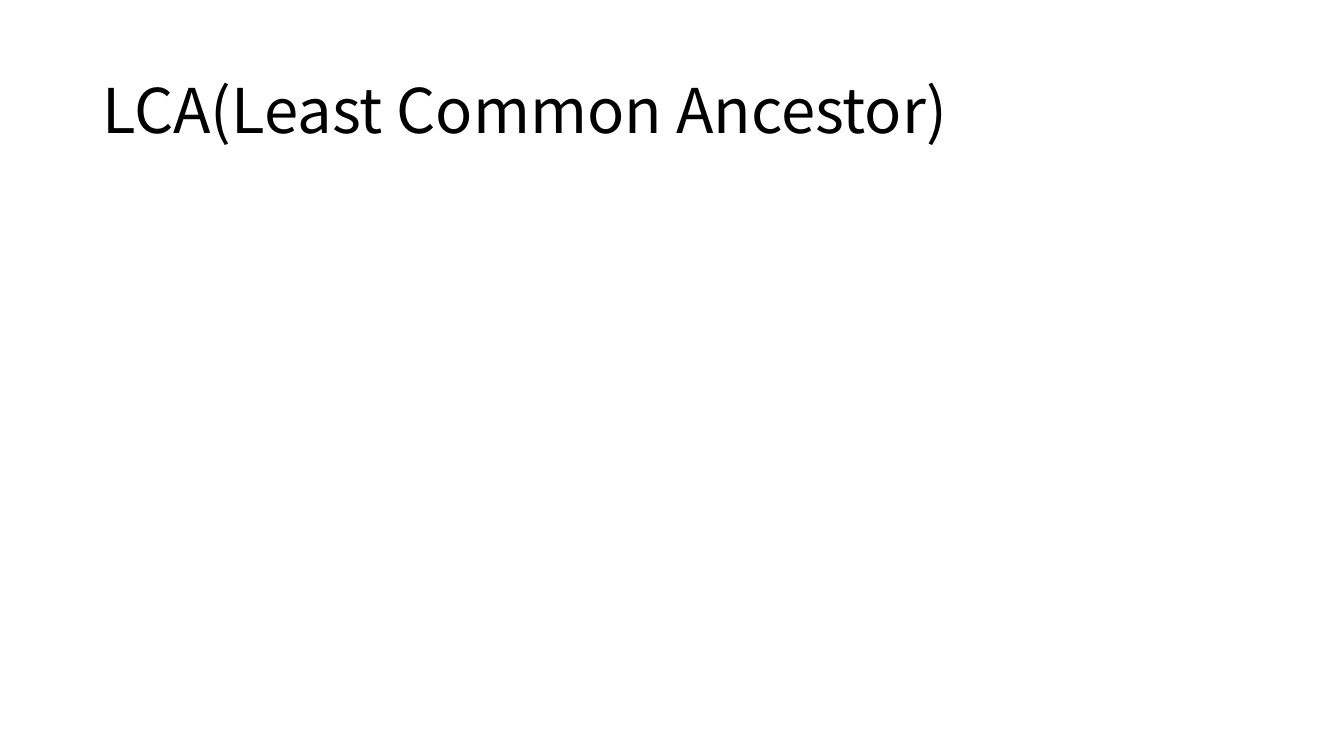
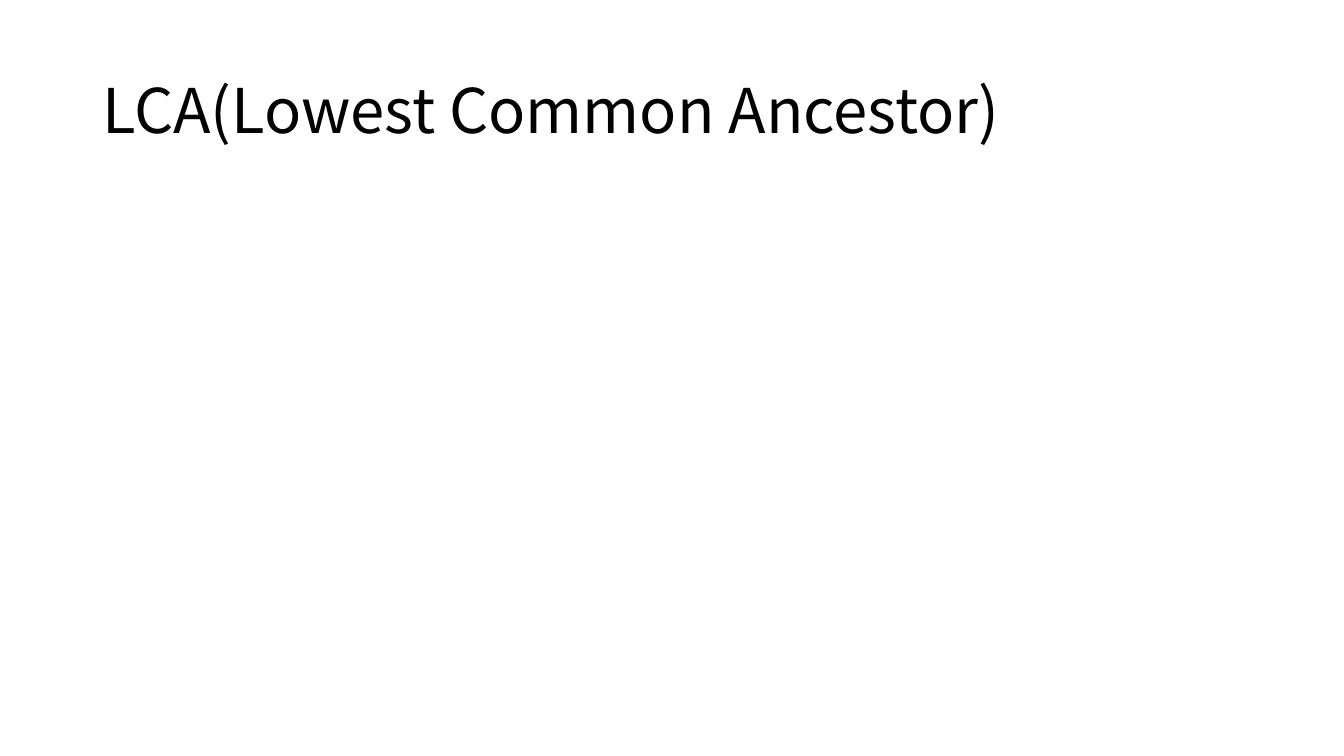
Before and after one commit to ALGOSOPT/algosopt, a slide deck: slide 18 of Chapter24/Lazy Propagation and LCA.pptx (slide 5 before the commit). Drawn at 1344x756 pixels with LibreOffice and Linux fonts; fonts in the diff are those of the drawing. Boxes give left, top, right and bottom in pixels: in the first picture for what was removed or moved away, otherwise in the second. Text is boxed around its words. In the diff, an @@ line names an element or a change of style, - is before the commit and + after.

Commit message:
lecture update

```diff
--- a/Chapter24/Lazy Propagation and LCA.pptx
+++ b/Chapter24/Lazy Propagation and LCA.pptx
@@ title at [102,83,1000,145]: text changed @@
-LCA(Least Common Ancestor)
+LCA(Lowest Common Ancestor)
```
Also in this commit, not shown: 16 slides added, 2 slides removed, 2 other files.
